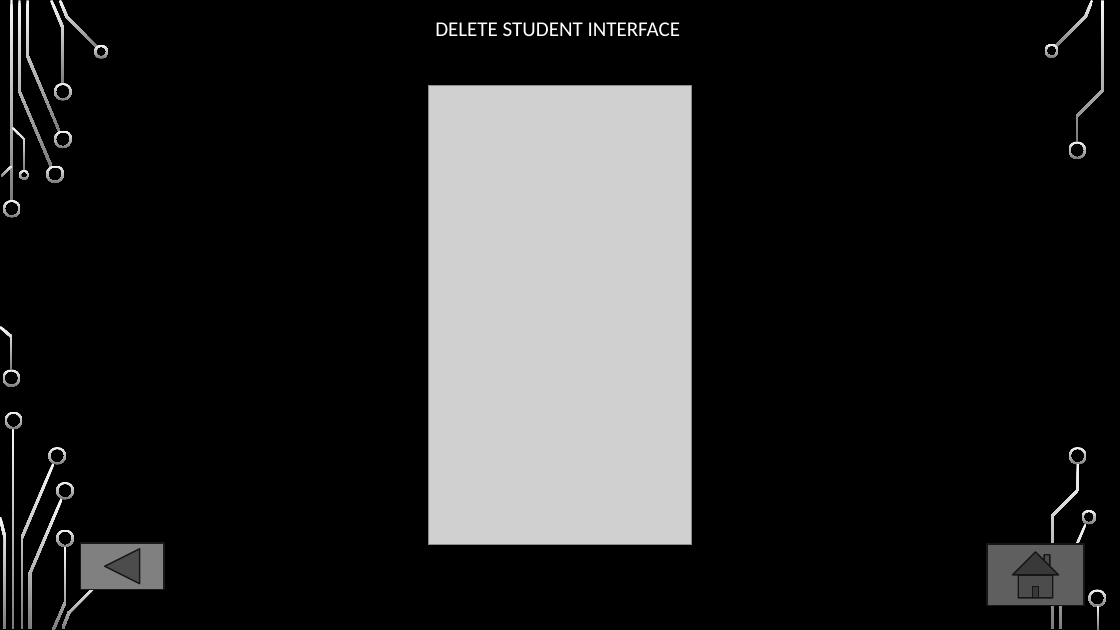
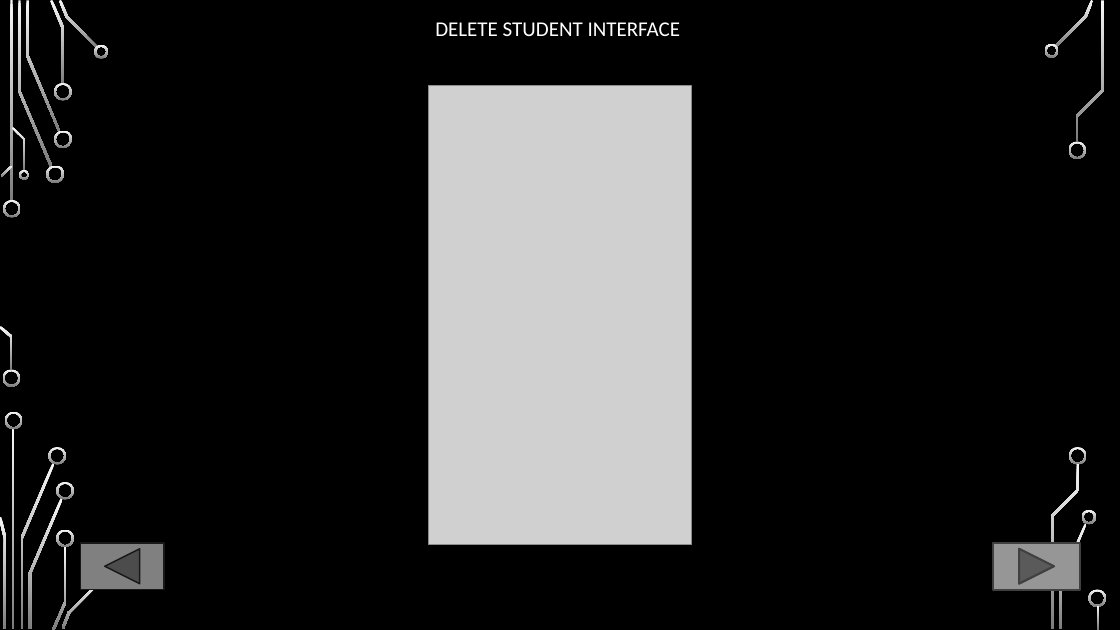
Before and after one commit to FarissAdnann/FYPGROUP2, a slide deck: slide 9 of Interface/INTERFACE.pptx (slide 10 before the commit). Drawn at 1120x630 pixels with LibreOffice and Linux fonts; fonts in the diff are those of the drawing; grey boxes stand for pictures; background and template pictures are left out. Boxes give left, top, right and bottom in pixels: in the first picture for what was removed or moved away, otherwise in the second. Text is boxed around its words. In the diff, an @@ line names an element or a change of style, - is before the commit and + after.

```diff
--- a/Interface/INTERFACE.pptx
+++ b/Interface/INTERFACE.pptx
@@ action button home removed at box(987, 544, 1085, 606) @@
@@ action button forward next added at box(994, 543, 1081, 590), fill #969696, outline #404040 1.75 pt @@
```
Also in this commit, not shown: 3 other slides changed, 3 slides added, 6 other files.
